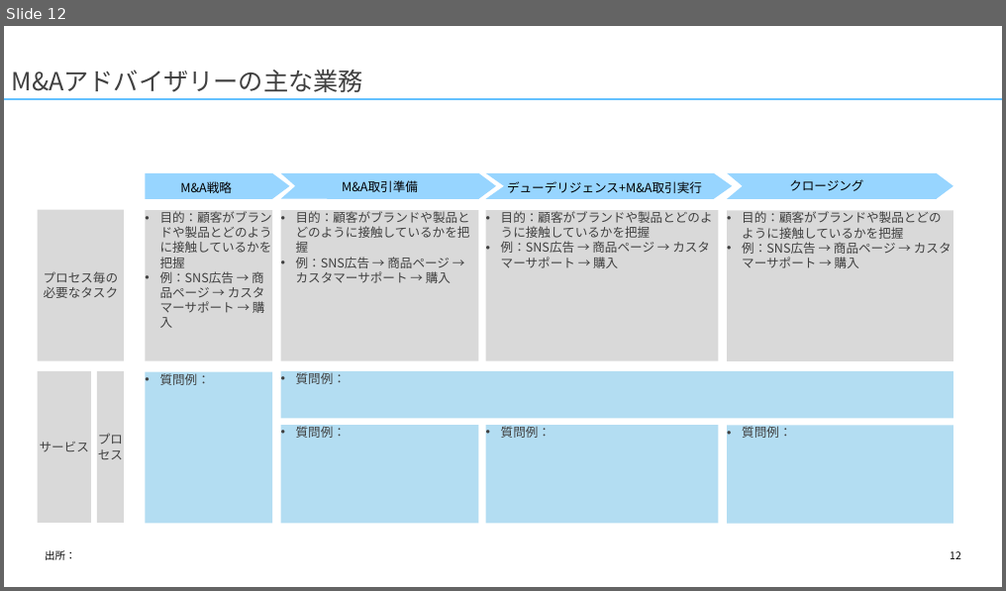
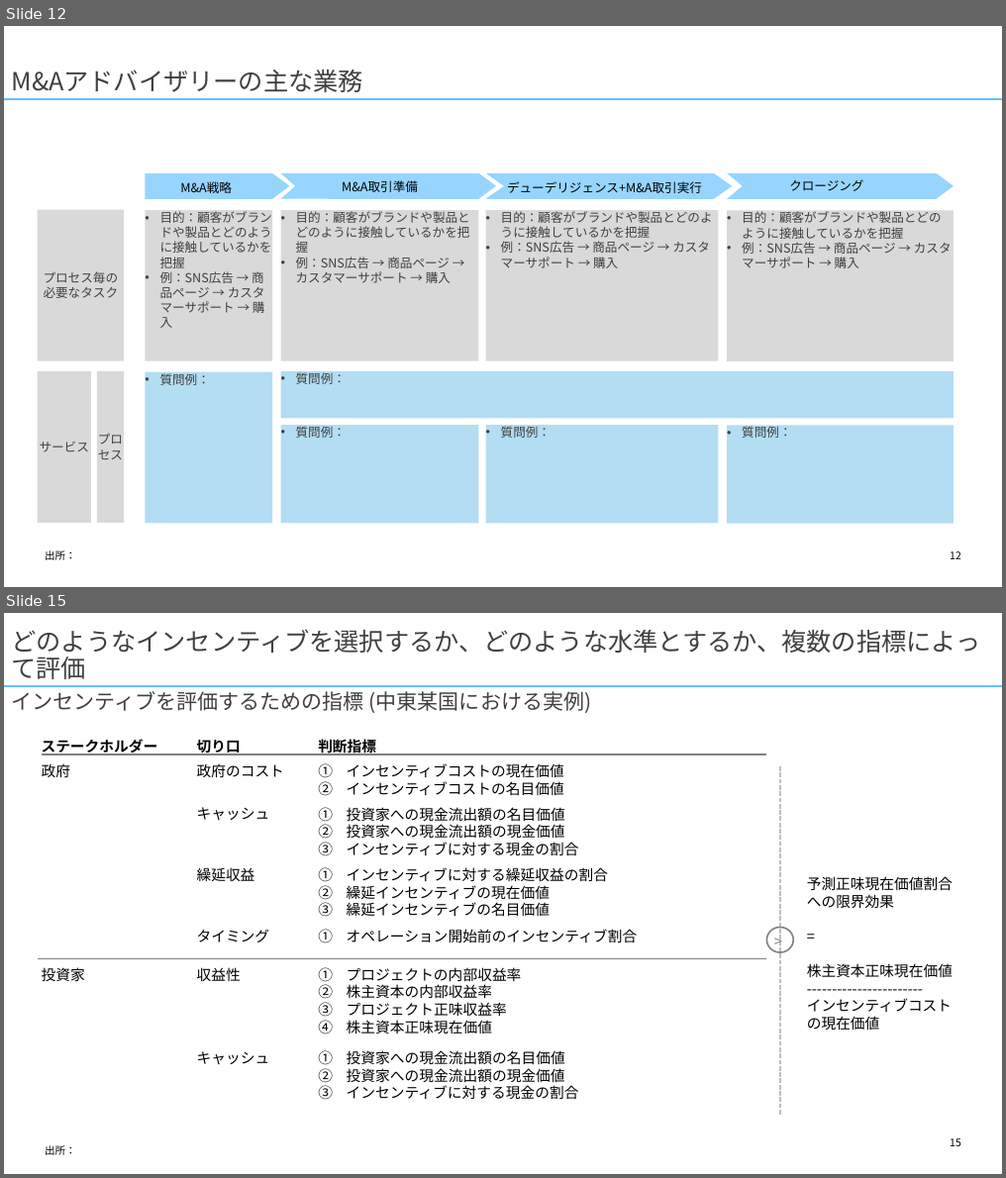
Before and after one commit to yuzucha16/dotfiles, a slide deck: office/Blank.potx. Shown one above the other, each under a label of ours: slide 12 before the commit, slides 12 and 15 after it; the slides between them are not shown. The pictures are 1006x591 and 1006x1178 pixels, drawn with LibreOffice and Linux fonts; fonts in the diff are those of the drawing. Boxes give left, top, right and bottom in pixels: in the first picture for what was removed or moved away, otherwise in the second. Text is boxed around its words. In the diff, an @@ line names an element or a change of style, - is before the commit and + after.

```diff
--- a/office/Blank.potx
+++ b/office/Blank.potx
@@ slide 15 added at [4, 613, 1002, 1174], background #FFFFFF; not listed: 1 template element that a slide beside it also shows @@
@@ title added at [12, 629, 981, 679], 24 pt, text #404040 @@
+どのようなインセンティブを選択するか、どのような水準とするか、複数の指標によって評価
@@ text added at [12, 691, 592, 713], 20 pt, text #404040 @@
+インセンティブを評価するための指標 (中東某国における実例)
@@ line added from (42, 755) to (767, 755), #808080 1.5 pt @@
@@ text added at [42, 739, 158, 756], 14 pt, text #000000, bold @@
+ステークホルダー
@@ text added at [197, 740, 241, 756], 14 pt, text #000000, bold @@
+切り口
@@ text added at [318, 737, 376, 754], 14 pt, text #000000, bold @@
+判断指標
@@ text added at [42, 763, 70, 778], 14 pt, text #000000 @@
+政府
@@ text added at [197, 763, 284, 778], 14 pt, text #000000 @@
+政府のコスト
@@ text added at [347, 763, 564, 796], 14 pt, text #000000 @@
+1. インセンティブコストの現在価値
+2. インセンティブコストの名目価値
@@ line added from (780, 1115) to (780, 765), #BFBFBF 1.5 pt dashed @@
@@ text added at [197, 807, 270, 820], 14 pt, text #000000 @@
+キャッシュ
@@ text added at [347, 807, 579, 856], 14 pt, text #000000 @@
+1. 投資家への現金流出額の名目価値
+2. 投資家への現金流出額の現金価値
+3. インセンティブに対する現金の割合
@@ text added at [197, 867, 255, 881], 14 pt, text #000000 @@
+繰延収益
@@ text added at [347, 867, 608, 917], 14 pt, text #000000 @@
+1. インセンティブに対する繰延収益の割合
+2. 繰延インセンティブの現在価値
+3. 繰延インセンティブの名目価値
@@ text added at [807, 876, 952, 1030], 14 pt, text #000000 @@
+予測正味現在価値割合への限界効果
+=
+株主資本正味現在価値
+-----------------------
+インセンティブコストの現在価値
@@ text added at [197, 930, 270, 943], 14 pt, text #000000 @@
+タイミング
@@ text added at [347, 929, 638, 944], 14 pt, text #000000 @@
+1. オペレーション開始前のインセンティブ割合
@@ ellipse added at [767, 928, 794, 953], outline #808080 1.5 pt @@
@@ text added at [774, 933, 786, 951], 14 pt, text #808080 @@
+>
@@ line added from (38, 959) to (767, 959), #808080 1.5 pt @@
@@ text added at [42, 967, 85, 982], 14 pt, text #000000 @@
+投資家
@@ text added at [197, 967, 241, 981], 14 pt, text #000000 @@
+収益性
@@ text added at [347, 967, 522, 1034], 14 pt, text #000000 @@
+1. プロジェクトの内部収益率
+2. 株主資本の内部収益率
+3. プロジェクト正味収益率
+4. 株主資本正味現在価値
@@ text added at [197, 1052, 270, 1064], 14 pt, text #000000 @@
+キャッシュ
@@ text added at [347, 1051, 579, 1099], 14 pt, text #000000 @@
+1. 投資家への現金流出額の名目価値
+2. 投資家への現金流出額の現金価値
+3. インセンティブに対する現金の割合
@@ text added at [45, 1146, 75, 1156], 10 pt, text #000000 @@
+出所：
@@ page number added at [949, 1139, 961, 1147], 10 pt, text #000000 @@
+15
```
Also in this commit, not shown: 2 slides changed, 4 other slides added.
